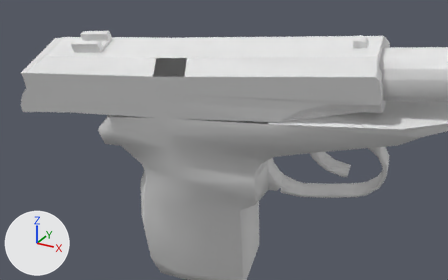
Before and after pictures for a commit that changed the OBJ model Vertex_Animation_Compiler/Assets/Makarov_Pistol_Reload190.obj.
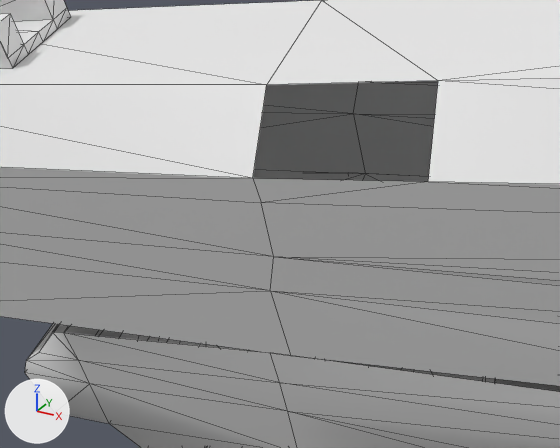
There are two pictures of each version: one whole from a 50 mm camera at (0.4691, -0.3068, 0.0192) aimed at (0.3745, -0.1348, -0.0667), one close up from a 50 mm camera at (0.3751, -0.1825, -0.028) aimed at (0.3513, -0.1391, -0.0497). Arrows for +X, +Y and +Z are at lower left; the lights stay in place. The close-ups show mesh edges as thin lines. Where no turn or scale is listed for an object, it has been applied to the vertices.

Names of what the first close-up shows: 'Rest_of_the_gun_Sphere', 'Top_Slider_Sphere.001'.
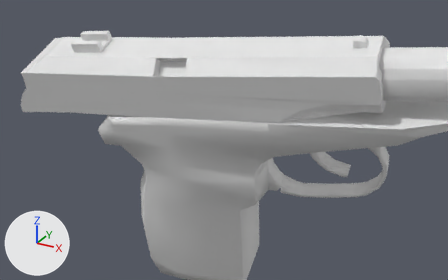
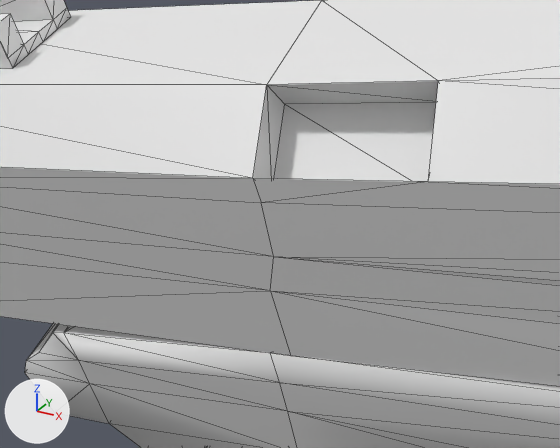
Diff of the bpy script that builds the scene:
```diff
--- a/Vertex_Animation_Compiler/Assets/Makarov_Pistol_Reload190.obj.py
+++ b/Vertex_Animation_Compiler/Assets/Makarov_Pistol_Reload190.obj.py
@@ me_rest_of_the_gun_sphere @@
 me_rest_of_the_gun_sphere.from_pydata(...)  # 272 vertices, 519 faces; spans x 0.3162..0.465, y -0.1379..-0.0806, z -0.1543..-0.0284
 # used by ob_rest_of_the_gun_sphere; location = (0.0, 0.0, 0.0)
 # verts and faces of me_rest_of_the_gun_sphere; kept vertices keep their numbers, new ones are numbered from 272
 # before: 164 (0.3844, -0.1059, -0.0525), 166 (0.3263, -0.1379, -0.0665) at pixel (52, 332), 175 (0.3277, -0.1378, -0.0662) at pixel (63, 332), 178 (0.3884, -0.1297, -0.06), 179 (0.3482, -0.1353, -0.0634) at pixel (270, 352)
 # before: 180 (0.3237, -0.114, -0.0587), 181 (0.3443, -0.1115, -0.0559) at pixel (348, 172), 183 (0.3224, -0.1142, -0.059)
+# me_rest_of_the_gun_sphere part 1
+faces += [(164, 181, 179), (175, 179, 181), (166, 175, 183), (164, 179, 178), (175, 181, 180), (175, 180, 183)]
@@ me_top_slider_sphere_001 @@
 # used by ob_top_slider_sphere_001; location = (0.0, 0.0, 0.0)
-me_top_slider_sphere_001.from_pydata(...)  # 127 vertices, 227 faces; spans x 0.284..0.4249, y -0.1479..-0.1048, z -0.0698..-0.0285
+me_top_slider_sphere_001.from_pydata(...)  # 131 vertices, 237 faces; spans x 0.284..0.4249, y -0.1479..-0.1048, z -0.0698..-0.0285
+# me_top_slider_sphere_001 part 2
+# 4 vertices are added at (0.3613, -0.1357, -0.047), (0.3497, -0.1374, -0.0483), (0.3602, -0.132, -0.0416), (0.3487, -0.1336, -0.0428)
+# 10 new faces join them
```

Changed parts and their boxes [x1, y1, x2, y2] in the close-ups (560 x 448 px):
'Rest_of_the_gun_Sphere', reshaped
    before: [25, 173, 560, 448]
    after: [25, 324, 560, 448]
part 1 of me_rest_of_the_gun_sphere, added
    after: [53, 324, 560, 392]
part 2 of me_top_slider_sphere_001, added
    after: [253, 81, 438, 182]
